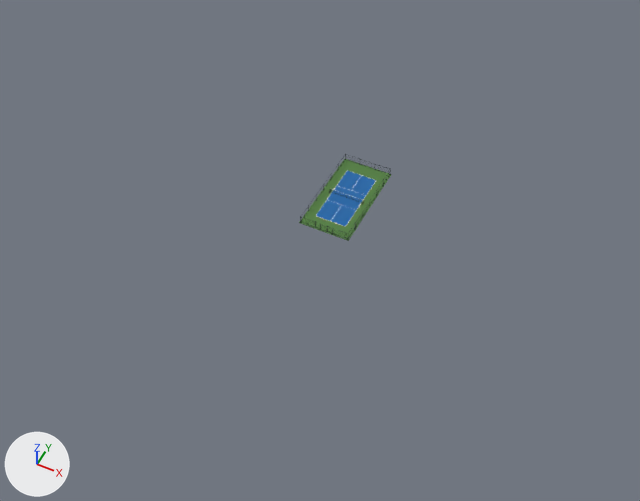
The glTF model My project/Assets/Models/Stadium_Enhanced/PickleballCourt_LowPoly.glb, before and after one commit.
Both versions are drawn from a 50 mm camera at (47.7, -106.3, 115.6) aimed at (-0.9, -9.0, -6.0). Lighting does not change. The marker at lower left points along +X, +Y and +Z. The first picture is the older version. Where no turn or scale is listed for an object, it has been applied to the vertices.

The first picture shows 'Court_Surface_InlaidLines', 'Fence_Diamond_Cutout' and 1 more.
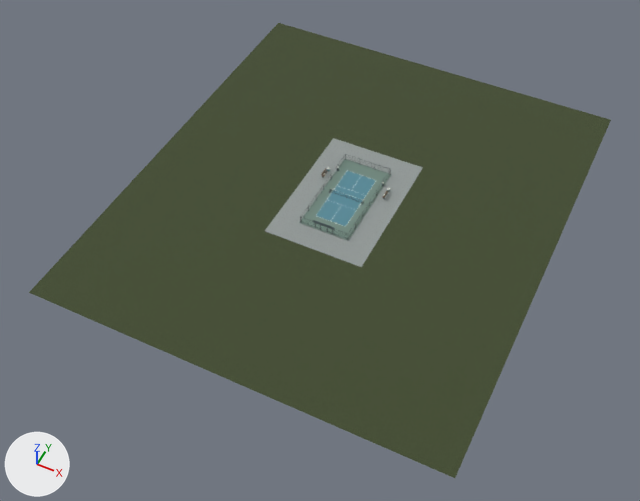
What differs and where, as boxes (x1, y1, x2, y2) in the pictures (640 x 501 px):
'Refined_Garden_Grass', added (green): after (29, 23, 611, 478)
'Refined_Venue_Paving', added: after (265, 138, 423, 267)
'Court_Surface_InlaidLines', surface changed: (299, 159, 391, 241) in both
'Refined_Venue_Metal', added: after (313, 168, 388, 230)
'Fence_Diamond_Cutout', deleted: before (301, 156, 390, 236)

What changed in the scene script:
```text
Change mat_court_green:
    where n0 = _N.new('ShaderNodeBsdfPrincipled'); n0.name = 'Principled BSDF'
    remove n0.inputs[0].default_value = (0.0844, 0.209, 0.0513, 1.0)  # 'Base Color', green #527e40
    add n2 = _N.new('ShaderNodeMix'); n2.name = 'Mix'
    add n2.data_type = 'RGBA'
    add n2.blend_type = 'MULTIPLY'
    add n2.inputs[0].default_value = 1.0  # 'Factor'
    add n2.inputs[7].default_value = (0.185, 0.28, 0.235, 1.0)  # 'B', greyish green #779085
    add n3 = _N.new('ShaderNodeTexImage'); n3.name = 'Image Texture'
    add n3.image = img_venue_micrograin
    add _L.new(n2.outputs[2], n0.inputs[0])  # 'Result' to 'Base Color'
    add _L.new(n3.outputs[0], n2.inputs[6])  # 'Color' to 'A'
Change mat_court_blue:
    where n0 = _N.new('ShaderNodeBsdfPrincipled'); n0.name = 'Principled BSDF'
    remove n0.inputs[0].default_value = (0.007, 0.127, 0.381, 1.0)  # 'Base Color', blue #1464a6
    n0.inputs[2].default_value: 0.82 -> 0.88  # 'Roughness'
    add n2 = _N.new('ShaderNodeMix'); n2.name = 'Mix'
    add n2.data_type = 'RGBA'
    add n2.blend_type = 'MULTIPLY'
    add n2.inputs[0].default_value = 1.0  # 'Factor'
    add n2.inputs[7].default_value = (0.105, 0.285, 0.355, 1.0)  # 'B', cyan #5b91a1
    add n3 = _N.new('ShaderNodeTexImage'); n3.name = 'Image Texture'
    add n3.image = img_venue_micrograin
    add _L.new(n2.outputs[2], n0.inputs[0])  # 'Result' to 'Base Color'
    add _L.new(n3.outputs[0], n2.inputs[6])  # 'Color' to 'A'
Add mat_venue_metal:
    mat_venue_metal = bpy.data.materials.new('Venue_Metal')
    # colours: greyish cyan #657679
    # uses the picture img_venue_micrograin
Add mat_venue_paving:
    mat_venue_paving = bpy.data.materials.new('Venue_Paving')
    # colours: grey #a8afad
    # uses the picture img_venue_paving
Remove ob_fence_diamond_cutout:
    ob_fence_diamond_cutout = bpy.data.objects.new('Fence_Diamond_Cutout', me_fence_diamond_cutout_mesh)
Add ob_refined_venue_metal:
    ob_refined_venue_metal = bpy.data.objects.new('Refined_Venue_Metal', me_refined_venue_metal_refinedmesh)  # 160 vertices, 292 faces; spans x -6.4..6.4, y -9.4..6.2, z 0.0..1.8
    ob_refined_venue_metal.location = (0.0, 0.0, 0.0)
Add ob_refined_garden_grass:
    ob_refined_garden_grass = bpy.data.objects.new('Refined_Garden_Grass', me_refined_garden_grass_refinedmesh)  # 12 vertices, 8 faces; spans x -38.0..38.0, y -44.0..44.0, z -0.2; in mat_garden_grass (picture img_ground_organic)
    ob_refined_garden_grass.location = (0.0, 0.0, 0.0)
Add ob_refined_venue_paving:
    ob_refined_venue_paving = bpy.data.objects.new('Refined_Venue_Paving', me_refined_venue_paving_refinedmesh)  # a box spanning x -9.5..9.5, y -14.0..14.0, z -0.3..-0.1
    ob_refined_venue_paving.location = (0.0, 0.0, 0.0)
```
